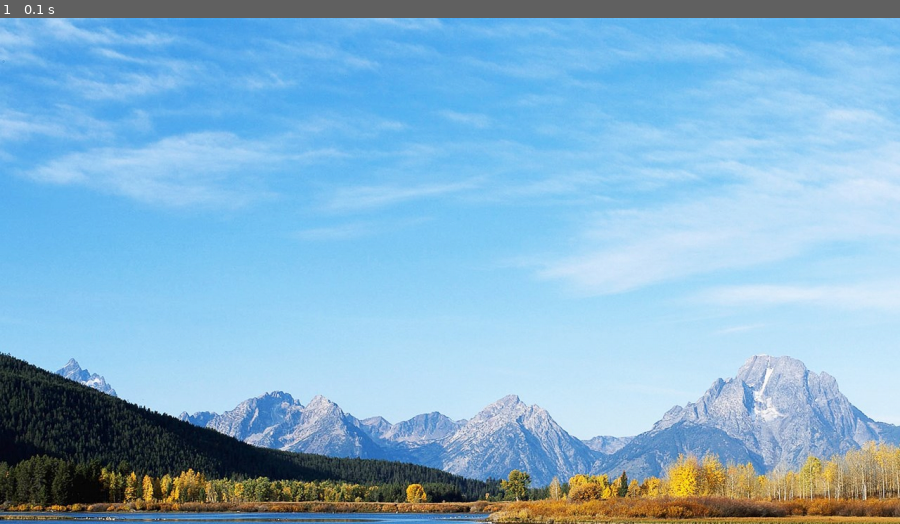
Above: before the commit, frame 1.
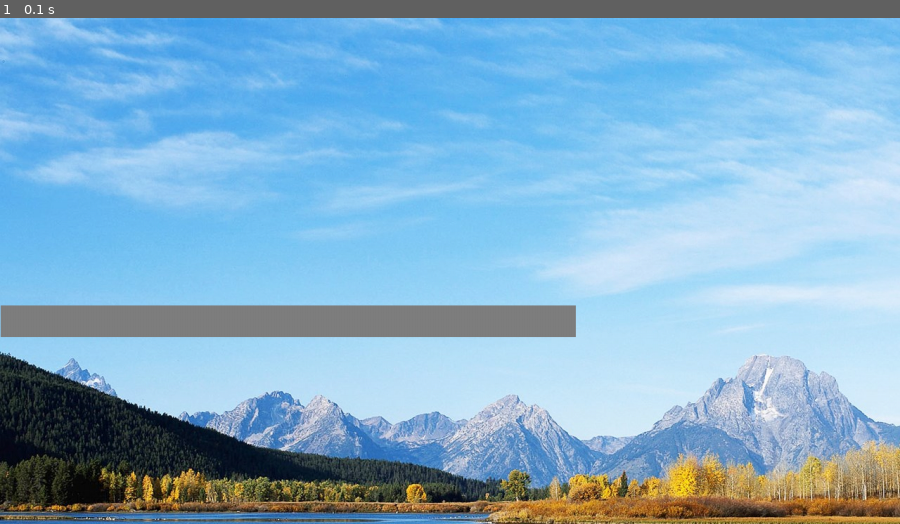
Above: after the commit, the same moment.

Repository: zengyuxiang0921/pythonos
Game: pygame game, started from sys.py
Two runs of this game, one before a commit and one after it. Both use one fixed random seed, a clock stepped at 60 frames per second and the inputs below.
Inputs:
- Up to frame 1 (0.1 s): no input

The runs differ from the first frame. In frame 1, 4.0% of the frame differs, in the area x 0-64%, y 56-64%.

Commit message:
python os

Diff:
--- a/sys.py
+++ b/sys.py
@@ -1,5 +1,5 @@
 import os
-import time
+from PIL import Image
 
 import pygame
 import tkinter
@@ -13,6 +13,45 @@
 pygame.display.set_caption("sys")
 
 
+def is_in_rect(pos, rect):
+    x, y = pos
+    rx, ry, rw, rh = rect
+    if (rx <= x <= rx + rw) and (ry <= y <= ry + rh):
+        return True
+    return False
+
+
+class MovableObj(object):
+    def __init__(self, x, y, w, h, img, visible: bool):
+        self.x=x
+        self.y=y
+        self.w=w
+        self.h=h
+        self.img=img
+        self.visible=visible
+        self.is_move=None
+        self.img.set_colorkey((255, 255, 255))
+
+    def drag(self):
+        for event in pygame.event.get():
+            if event.type == pygame.MOUSEBUTTONDOWN:
+                w, h = self.img.get_size()
+                if is_in_rect(event.pos, (self.x, self.y, w, h)):
+                    self.is_move = True
+            if event.type == pygame.MOUSEBUTTONUP:
+                self.is_move = False
+            if event.type == pygame.MOUSEMOTION:
+                if self.is_move:
+                    x, y = event.pos
+                    image_w, image_h = self.img.get_size()
+                    # 保证鼠标在图片的中心
+                    self.x=x-image_w/2
+                    self.y=y-image_h/2
+                    display.blit(self.img, (self.x, self.y))
+        pygame.display.update()
+        display.blit(self.img, (self.x, self.y))
+
+
 def take_font(size):
     font=pygame.font.Font(os.path.join("disk/sys/fonts/arialbd.ttf"), size)
     return font
@@ -21,56 +60,40 @@
 display=pygame.display.set_mode((width, height))
 
 
-class Window(object):
-    def __init__(self, x, y, w, h, visible=True):
-        self.x=x
-        self.y=y
-        self.w=w
-        self.h=h
-        self.visible=visible
-        self.img=pygame.image.load("disk/sys/images/window.jpg").convert()
-        display.fill((255, 255, 255))
-        display.blit(self.img, (self.x, self.y))
-        pygame.display.flip()
-        self.is_move = False
-        self.img.set_colorkey((255, 255, 255))
-        pygame.transform.scale(display, (w, h))
+class Window(MovableObj):
+    def __init__(self):
+        super().__init__(width / 2, height / 2, 100, 100, img=pygame.image.load("disk/sys/images/window.jpg"),
+                         visible=True)
 
-    def is_in_rect(self, pos, rect):
-        x, y = pos
-        rx, ry, rw, rh = rect
-        if (rx <= x <= rx + rw) and (ry <= y <= ry + rh):
-            return True
-        return False
-
-    def drag(self):
-        for event in pygame.event.get():
-            if event.type == pygame.MOUSEBUTTONDOWN:
-                w, h = self.img.get_size()
-                if self.is_in_rect(event.pos, (self.x, self.y, w, h)):
-                    self.is_move = True
-            if event.type == pygame.MOUSEBUTTONUP:
-                self.is_move = False
-            if event.type == pygame.MOUSEMOTION:
-                if self.is_move:
-                    display.fill((255, 255, 255))
-                    x, y = event.pos
-                    image_w, image_h = self.img.get_size()
-                    # 保证鼠标在图片的中心
-                    self.x=x-image_w/2
-                    self.y=y-image_h/2
-                    display.blit(self.img, (self.x, self.y))
-        pygame.display.update()
+    def update(self):
+        super().drag()
 
 
 class Table(object):
     def __init__(self):
         self.img=pygame.image.load("disk/sys/images/R-C (1).jpg")
+
+    def update(self):
         display.blit(self.img, (0, 0))
-        pygame.display.flip()
 
 
-win=Window(width/2, height/2, 200, 200)
-while True:
-    win.drag()
-    Table()
+class BottomContainer(object):
+    def __init__(self):
+        self.img=pygame.image.load("disk/sys/images/bottom.png")
+        self.img.set_colorkey((255, 255, 255))
+
+    def update(self):
+        display.blit(self.img, (0, height-self.img.get_height()))
+
+
+def update_system():
+    Table().update()
+    BottomContainer().update()
+
+
+win=Window()
+if __name__ == '__main__':
+    while True:
+        update_system()
+        win.update()
+        pygame.display.update()
Binary file added: disk/sys/images/bottom.png
